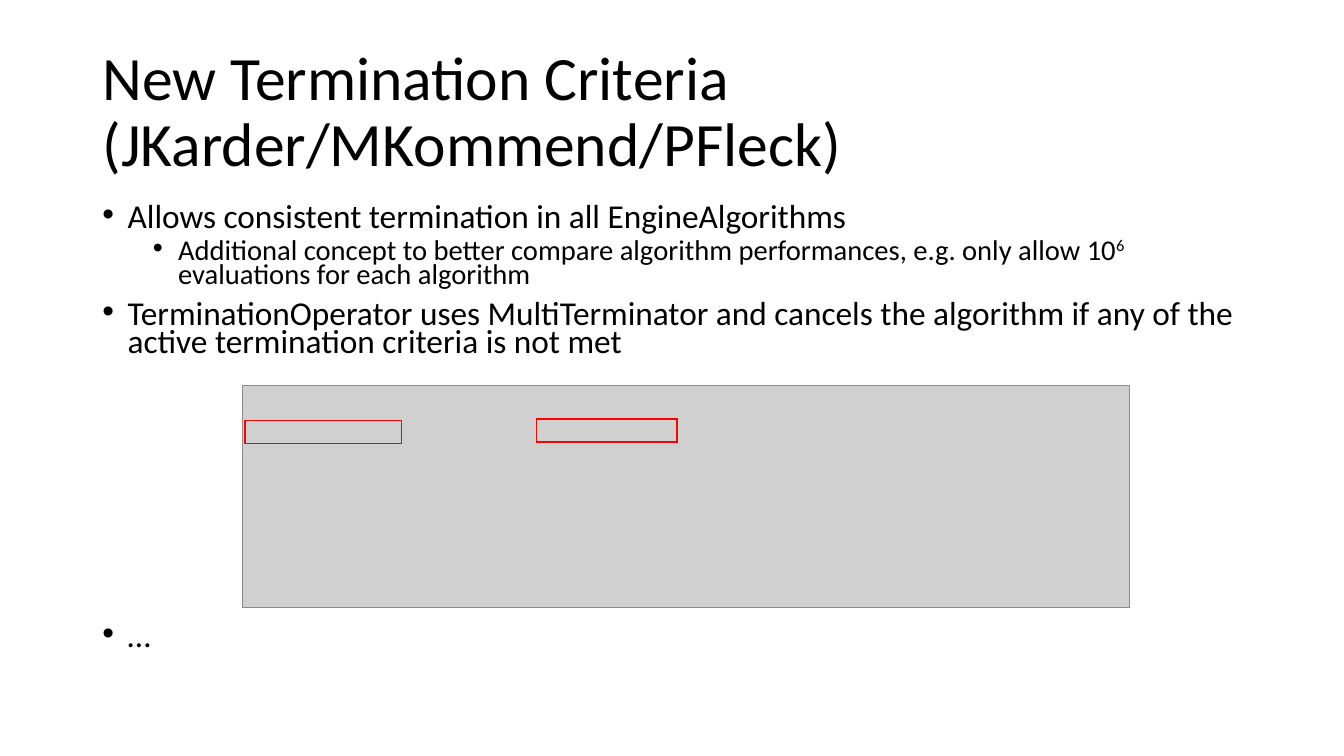
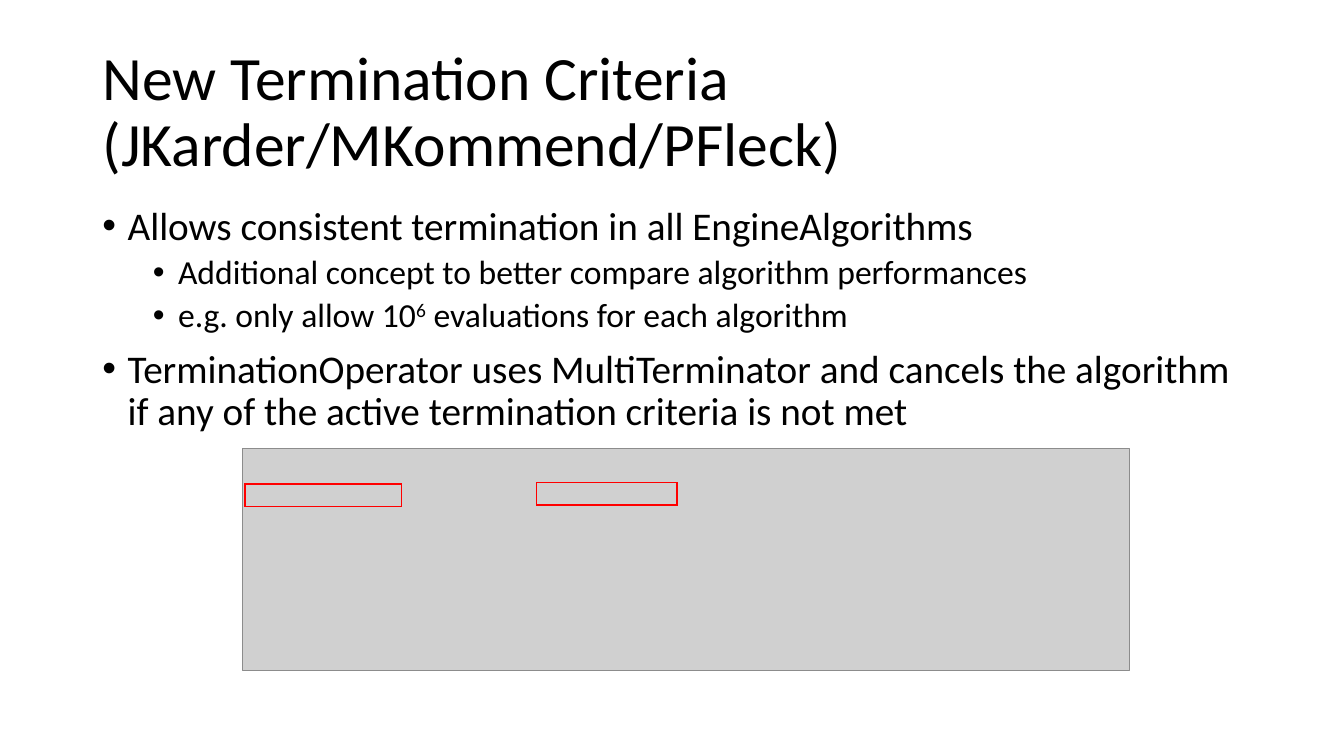
Before and after one commit to heal-research/HeuristicLab, a slide deck: slide 11 of documentation/HeuristicLab 4.0.pptx. Drawn at 1344x756 pixels with LibreOffice and Linux fonts; fonts in the diff are those of the drawing; grey boxes stand for pictures. Boxes give left, top, right and bottom in pixels: in the first picture for what was removed or moved away, otherwise in the second. Text is boxed around its words. In the diff, an @@ line names an element or a change of style, - is before the commit and + after.

```diff
--- a/documentation/HeuristicLab 4.0.pptx
+++ b/documentation/HeuristicLab 4.0.pptx
@@ text at box(128, 212, 1229, 432): paragraph removed @@
-• …
@@ text at box(128, 212, 1229, 432): size 23.8 to 28 pt in "Allows consistent termination in all EngineAlgorithms", "TerminationOperator uses MultiTerminator and cancels the alg ..."; line spacing 0.7 to 0.9 @@
@@ text at box(178, 260, 1027, 333): text changed; size 20.4 to 24 pt @@
-  • Additional concept to better compare algorithm performances, e.g. only allow 106 evaluations for each algorithm
+  • Additional concept to better compare algorithm performances
+  • e.g. only allow 106 evaluations for each algorithm
@@ 2 rectangles, 1 picture: place and size @@
-2 rectangles, 1 picture at box(242, 385, 1129, 607)
+2 rectangles, 1 picture at box(242, 449, 1129, 670)
```
Also in this commit, not shown: 1 other slide changed.
